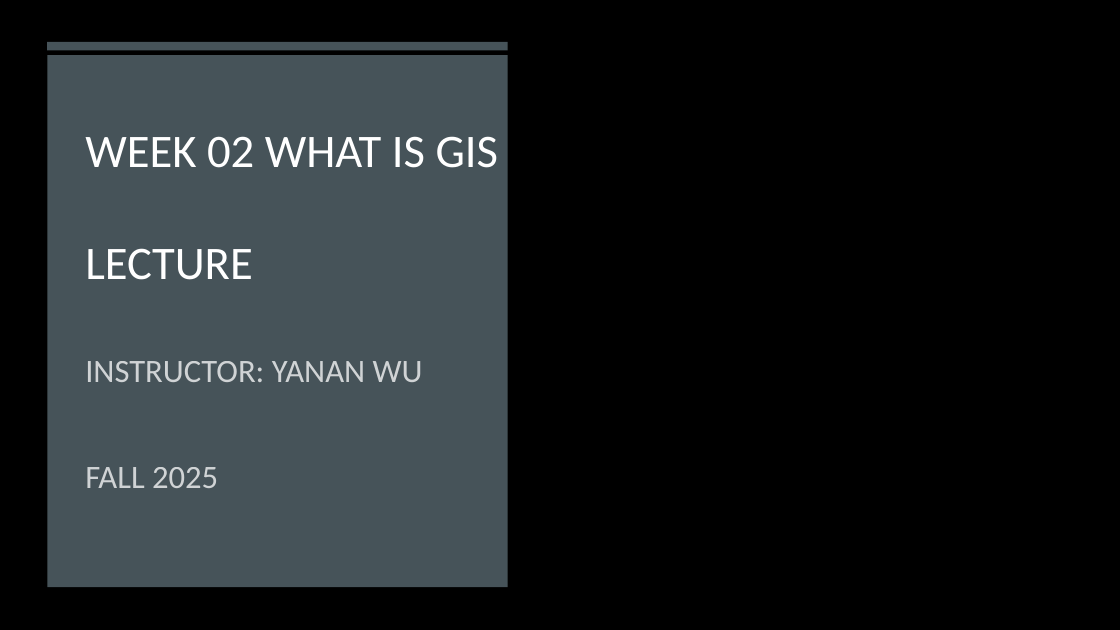
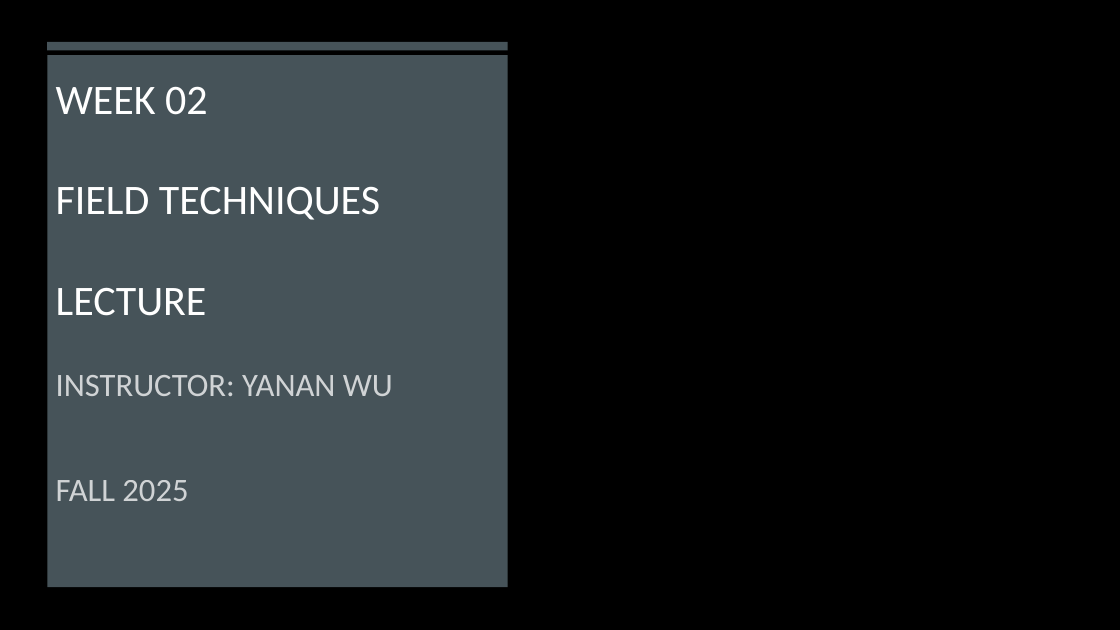
Before and after one commit to gisynw/Field_Techniques, a slide deck: slide 1 of docs/Lectures/Week02/Week02_Intro_To_Field_Technologies.pptx. Drawn at 1120x630 pixels with LibreOffice and Linux fonts; fonts in the diff are those of the drawing; background and template pictures are left out. Boxes give left, top, right and bottom in pixels: in the first picture for what was removed or moved away, otherwise in the second. Text is boxed around its words. In the diff, an @@ line names an element or a change of style, - is before the commit and + after.

Commit message:
update week02

```diff
--- a/docs/Lectures/Week02/Week02_Intro_To_Field_Technologies.pptx
+++ b/docs/Lectures/Week02/Week02_Intro_To_Field_Technologies.pptx
@@ title at (56, 86, 380, 316): text changed; size 40 to 36 pt @@
-WEEK 02 WHAT IS GIS
-LECTURE
+WEEK 02
+FIELD TECHNIQUES
+LECTURE
@@ subtitle "INSTRUCTOR: YANAN WU": place and size @@
-subtitle "INSTRUCTOR: YANAN WU" at (85, 361, 423, 488)
+subtitle "INSTRUCTOR: YANAN WU" at (56, 375, 393, 501)
```
Also in this commit, not shown: 11 other slides changed, 6 slides added, 3 slides removed.
